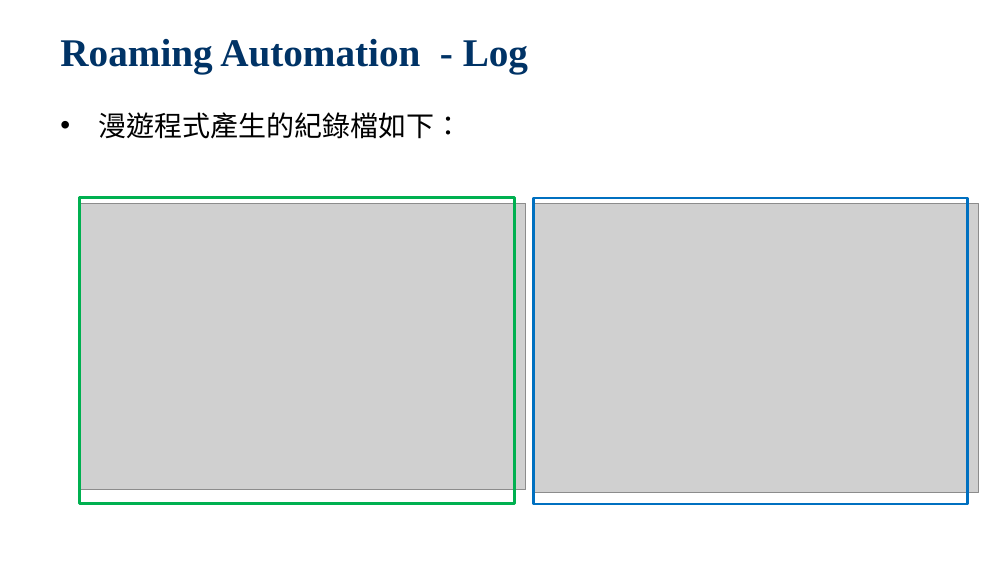
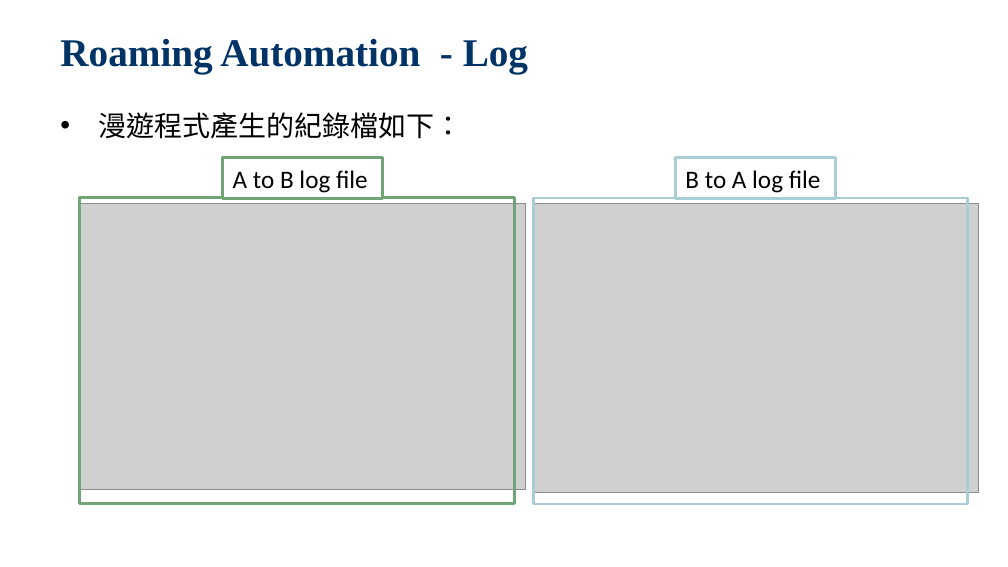
Before and after one commit to jackiejay888/automation, a slide deck: slide 7 of kpi/Automation Testing/Automation Testing_20200320.pptx. Drawn at 1008x567 pixels with LibreOffice and Linux fonts; fonts in the diff are those of the drawing; grey boxes stand for pictures; background and template pictures are left out. Boxes give left, top, right and bottom in pixels: in the first picture for what was removed or moved away, otherwise in the second. Text is boxed around its words. In the diff, an @@ line names an element or a change of style, - is before the commit and + after.

```diff
--- a/kpi/Automation Testing/Automation Testing_20200320.pptx
+++ b/kpi/Automation Testing/Automation Testing_20200320.pptx
@@ rectangle added at (x1=223, y1=158, x2=382, y2=199), fill #FFFFFF, outline #72A376 2 pt, 18 pt, text #000000 @@
+A to B log file
@@ rectangle added at (x1=675, y1=158, x2=835, y2=199), fill #FFFFFF, outline #A8CDD7 2 pt, 18 pt, text #000000 @@
+B to A log file
@@ rectangle at (x1=80, y1=198, x2=515, y2=504): outline #00B050 2 pt to #72A376 2 pt @@
@@ rectangle at (x1=533, y1=198, x2=968, y2=504): outline #0070C0 2 pt to #A8CDD7 2 pt @@
```
Also in this commit, not shown: 2 other slides changed, 1 slide added, 1 slide removed, 1 other file.
